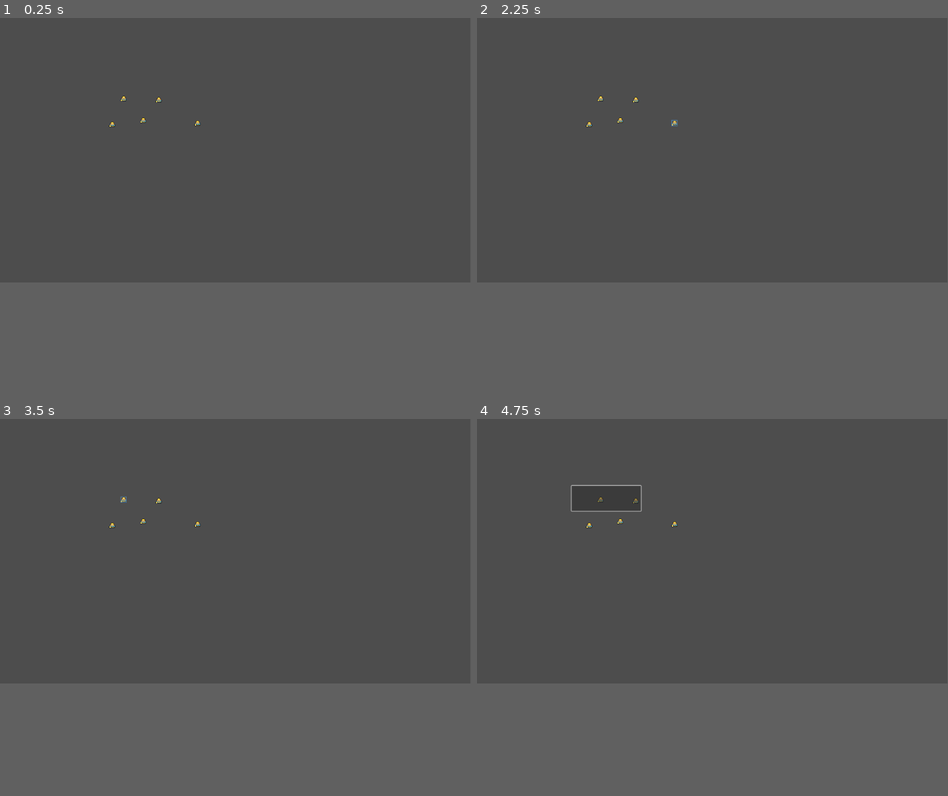
Above: before the commit, frames 1-4 (two rows, left to right).
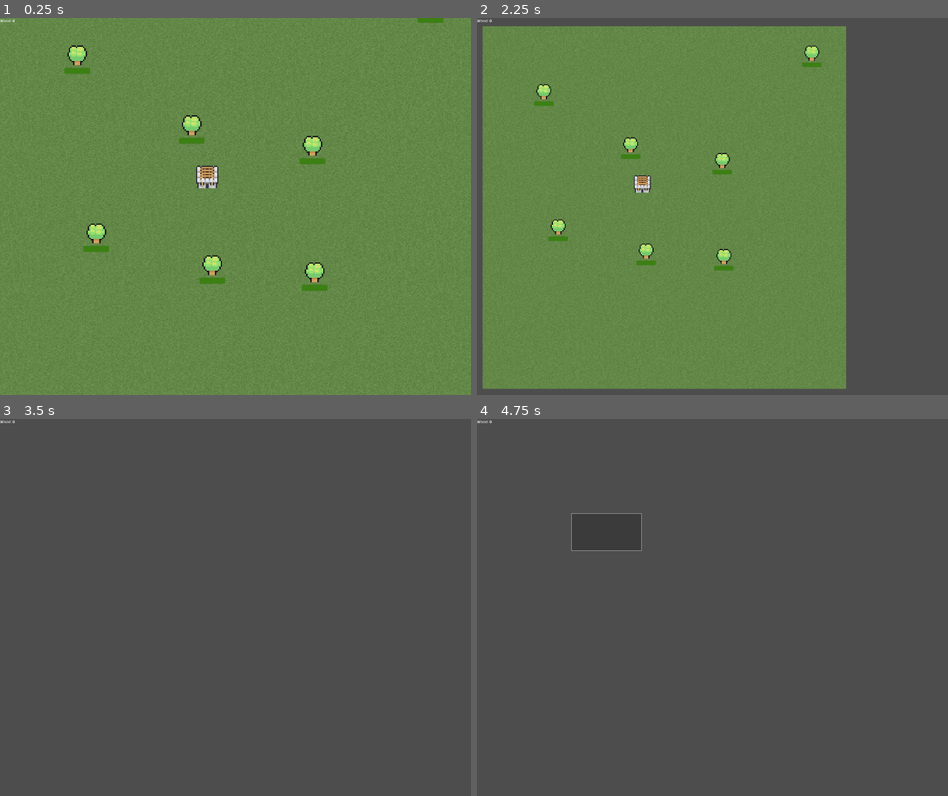
Above: after the commit, the same moments.

Repository: thejameswilliam/RTS-Game
Game: Godot game, scene res://world.tscn
The game is run twice, just before and just after one commit, with the same random seed, the same clock (stepped at 60 frames per second) and the same inputs.
Inputs (mouse positions are in pixels of both pictures, inside the frame that each line leads up to):
- Up to frame 1 (0.25 s): no input
- Up to frame 2 (2.25 s): tap Enter at 0.5 s; drag from (599, 100) to (759, 93) at 0.52 s; drag from (590, 123) to (688, 202) at 1.27 s; move the mouse to (618, 119) at 2.02 s; hold Right (ui_right) from 2.03 s (still down); tap Mouse wheel down (WheelDown, bound only after the commit) at 2.1 s; click (618, 119) at 2.17 s
- Up to frame 3 (3.5 s): tap Mouse wheel up (WheelUp, bound only after the commit) at 2.3 s; release Right (ui_right) at 2.75 s; drag from (160, 501) to (94, 513) at 2.77 s
- Up to frame 4 (4.75 s): drag from (674, 524) to (736, 550) at 3.52 s; drag from (571, 513) to (641, 486) at 4.27 s
In our replay, the window is 799x449 before the commit and 800x640 after it. These sizes can differ from the game's own. Grey fills any space a smaller window leaves; there, only what the larger window draws over its background counts as a difference.

The runs differ from the first frame. In frame 1, 70% of the frame differs, in the area x 0-100%, y 0-73%; in frame 2, 74%, in the area x 0-79%, y 0-99%; in frame 3, less than 0.1%; in frame 4, 0.3%.

Commit message:
spawning characters, resource collection.

Diff:
--- /dev/null
+++ b/Global/Game.gd
@@ -0,0 +1,18 @@
+extends Node
+
+
+@onready var spawn = preload("res://Global/spwn_unit.tscn")
+
+var Wood: int = 0
+
+
+func spawnUnit(pos):
+	var path = get_tree().get_root().get_node("World/UI")
+	var hasSpawn = false
+	for i in path.get_child_count():
+		if "SpwnUnit" in path.get_child(i).name:
+			hasSpawn = true
+	if hasSpawn == false:
+		var spawnUnit = spawn.instantiate()
+		spawnUnit.housePos = pos
+		path.add_child(spawnUnit)
--- /dev/null
+++ b/Global/spwn_unit.gd
@@ -0,0 +1,30 @@
+extends Node2D
+
+@onready var unit = preload("res://unit/unit.tscn")
+
+var housePos = Vector2(300,300)
+
+func _on_create_pressed():
+	var rng = RandomNumberGenerator.new()
+	rng.randomize()
+
+	var randomPosX = rng.randi_range(-50,50)
+	var randomPosY = rng.randi_range(-50,50)
+
+
+	var unitPath = get_tree().get_root().get_node("World/Units")
+	var worldPath = get_tree().get_root().get_node("World")
+	var unit1 = unit.instantiate()
+
+	unit1.position = housePos + Vector2(randomPosX, randomPosY)
+	unitPath.add_child(unit1)
+
+
+	worldPath.get_units()
+
+func _on_close_pressed():
+	var housePath = get_tree().get_root().get_node("World/Houses")
+	for i in housePath.get_child_count():
+		if housePath.get_child(i).Selected == true:
+			housePath.get_child(i).Selected = false
+	queue_free()
--- /dev/null
+++ b/Global/spwn_unit.tscn
@@ -0,0 +1,38 @@
+[gd_scene load_steps=3 format=3 uid="uid://dkjsna67jx7bi"]
+
+[ext_resource type="Script" path="res://Global/spwn_unit.gd" id="1_rq0xa"]
+[ext_resource type="Texture2D" uid="uid://cwdlhhojrafls" path="res://images/MiniWorldSprites/Characters/Champions/Arthax.png" id="2_frgv4"]
+
+[node name="SpwnUnit" type="Node2D"]
+y_sort_enabled = true
+script = ExtResource("1_rq0xa")
+
+[node name="Panel" type="Panel" parent="."]
+offset_left = 500.0
+offset_top = 760.0
+offset_right = 1479.0
+offset_bottom = 1165.0
+
+[node name="Create" type="Button" parent="."]
+offset_left = 880.0
+offset_top = 1060.0
+offset_right = 1100.0
+offset_bottom = 1120.0
+text = "CREATE UNIT"
+
+[node name="Close" type="Button" parent="."]
+offset_left = 1420.0
+offset_top = 780.0
+offset_right = 1460.0
+offset_bottom = 820.0
+text = "X"
+
+[node name="Arthax" type="Sprite2D" parent="."]
+position = Vector2(980, 920)
+scale = Vector2(7.5, 7.5)
+texture = ExtResource("2_frgv4")
+hframes = 5
+vframes = 8
+
+[connection signal="pressed" from="Create" to="." method="_on_create_pressed"]
+[connection signal="pressed" from="Close" to="." method="_on_close_pressed"]
--- /dev/null
+++ b/Houses/barbHouse.gd
@@ -0,0 +1,26 @@
+extends StaticBody2D
+
+var mouseEntered = false
+@onready var select = get_node("Selected")
+var Selected = false
+
+# Called every frame. 'delta' is the elapsed time since the previous frame.
+func _process(_delta):
+	select.visible = Selected
+	pass
+
+func _input(event):
+	if event.is_action_pressed("LeftClick"):
+		print(mouseEntered)
+		if mouseEntered == true:
+			Selected = !Selected
+			if Selected == true:
+				Game.spawnUnit(position)
+
+
+
+func _on_barb_house_mouse_entered():
+	mouseEntered = true
+
+func _on_barb_house_mouse_exited():
+	mouseEntered = false
--- /dev/null
+++ b/Houses/barbHouse.tscn
@@ -0,0 +1,42 @@
+[gd_scene load_steps=5 format=3 uid="uid://occa8lx1sxeo"]
+
+[ext_resource type="Texture2D" uid="uid://b87jyy7lt6s2e" path="res://images/MiniWorldSprites/Buildings/Wood/Barracks.png" id="1_epl14"]
+[ext_resource type="Script" path="res://Houses/barbHouse.gd" id="1_qqs56"]
+
+[sub_resource type="RectangleShape2D" id="RectangleShape2D_0vc6x"]
+size = Vector2(32, 33)
+
+[sub_resource type="StyleBoxFlat" id="StyleBoxFlat_pb1ru"]
+bg_color = Color(0.6, 0.6, 0.6, 0.137255)
+border_width_left = 2
+border_width_top = 2
+border_width_right = 2
+border_width_bottom = 2
+border_color = Color(0.172549, 0.537255, 0.854902, 1)
+border_blend = true
+
+[node name="BarbHouse" type="StaticBody2D"]
+input_pickable = true
+script = ExtResource("1_qqs56")
+
+[node name="CollisionShape2D" type="CollisionShape2D" parent="."]
+position = Vector2(0, -16.5)
+shape = SubResource("RectangleShape2D_0vc6x")
+
+[node name="Barracks" type="Sprite2D" parent="."]
+position = Vector2(0, -17)
+scale = Vector2(2, 2)
+texture = ExtResource("1_epl14")
+hframes = 4
+vframes = 5
+
+[node name="Selected" type="Panel" parent="."]
+offset_left = -16.0
+offset_top = -33.0
+offset_right = 18.0
+offset_bottom = 1.0
+mouse_filter = 1
+theme_override_styles/panel = SubResource("StyleBoxFlat_pb1ru")
+
+[connection signal="mouse_entered" from="." to="." method="_on_barb_house_mouse_entered"]
+[connection signal="mouse_exited" from="." to="." method="_on_barb_house_mouse_exited"]
--- a/UI/Camera.gd
+++ b/UI/Camera.gd
@@ -1,5 +1,16 @@
 extends Camera2D
 
+#Camera Control
+@export var SPEED = 20.0
+@export var ZOOM_SPEED = 20.0
+@export var ZOOM_MARGIN = 0.1
+@export var ZOOM_MIN = 0.5
+@export var ZOOM_MAX = 3.0
+
+
+var zoomFactor = 1.0
+var zoomPos = Vector2()
+var zooming = false
 var mousePos: Vector2 = Vector2()
 
 var mousePosGlobal: Vector2 = Vector2()
@@ -17,10 +28,29 @@
 
 func _ready():
 	connect("area_selected", Callable(get_parent(), "_on_area_selected"))
-	connect("area_unselected", Callable(get_parent(), "_on_area_unselected"))
 
 
 func _process(_delta):
+
+	#Camera Controls
+	var inputX = int(Input.is_action_pressed("ui_right")) - int(Input.is_action_pressed("ui_left"))
+	var inputY = int(Input.is_action_pressed("ui_down")) - int(Input.is_action_pressed("ui_up"))
+
+
+	position.x = lerp(position.x, position.x + inputX*SPEED * zoom.x, SPEED * _delta)
+	position.y = lerp(position.y, position.y + inputY*SPEED * zoom.y, SPEED * _delta)
+
+
+	zoom.x = lerp(zoom.x, zoom.x * zoomFactor, ZOOM_SPEED*_delta)
+	zoom.y = lerp(zoom.y, zoom.y * zoomFactor, ZOOM_SPEED*_delta)
+
+	zoom.x = clamp(zoom.x, ZOOM_MIN, ZOOM_MAX)
+	zoom.y = clamp(zoom.y, ZOOM_MIN, ZOOM_MAX)
+
+	if not zooming:
+		zoomFactor = 1.0
+
+
 	if Input.is_action_just_pressed("LeftClick"):
 		start = mousePosGlobal
 		startV = mousePos
@@ -32,7 +62,6 @@
 		draw_area()
 
 	if Input.is_action_just_released("LeftClick"):
-		print(startV.distance_to(mousePos))
 		if startV.distance_to(mousePos) > 20:
 			end = mousePosGlobal
 			endV = mousePos
@@ -43,10 +72,30 @@
 			end = start
 			isDragging = false
 			draw_area(false)
-			emit_signal("area_selected", self)
+
+
 
 
 func _input(event):
+
+	if abs(zoomPos.x - get_global_mouse_position().x) > ZOOM_MARGIN:
+		zoomFactor = 1.0
+	if abs(zoomPos.y - get_global_mouse_position().y) > ZOOM_MARGIN:
+		zoomFactor = 1.0
+
+
+	if event is InputEventMouseButton:
+		if event.is_pressed():
+			zooming = true
+			if event.is_action("WheelDown"):
+				zoomFactor -= 0.01 * ZOOM_SPEED
+				zoomPos = get_global_mouse_position()
+			if event.is_action("WheelUp"):
+				zoomFactor += 0.01 * ZOOM_SPEED
+				zoomPos = get_global_mouse_position()
+		else :
+			zooming = false
+
 	if event is InputEventMouse:
 		mousePos = event.position
 		mousePosGlobal = get_global_mouse_position()
--- /dev/null
+++ b/UI/ui.gd
@@ -0,0 +1,8 @@
+extends CanvasLayer
+
+
+@onready var label: Label = $Label
+
+
+func _process(_delta):
+	label.text = "Wood: " + str(Game.Wood)
--- a/UI/ui.tscn
+++ b/UI/ui.tscn
@@ -1,6 +1,6 @@
 [gd_scene load_steps=3 format=3 uid="uid://bg2ohhatacu6c"]
 
-[ext_resource type="Script" path="res://UI/Camera.gd" id="1_c1n3f"]
+[ext_resource type="Script" path="res://UI/ui.gd" id="1_skct8"]
 
 [sub_resource type="StyleBoxFlat" id="StyleBoxFlat_pjiyy"]
 bg_color = Color(0.156863, 0.156863, 0.156863, 0.490196)
@@ -15,11 +15,11 @@
 corner_radius_bottom_left = 2
 
 [node name="UI" type="CanvasLayer"]
-
-[node name="Camera" type="Camera2D" parent="."]
-limit_left = 0
-limit_top = 0
-script = ExtResource("1_c1n3f")
+script = ExtResource("1_skct8")
 
 [node name="Panel" type="Panel" parent="."]
 theme_override_styles/panel = SubResource("StyleBoxFlat_pjiyy")
+
+[node name="Label" type="Label" parent="."]
+offset_right = 40.0
+offset_bottom = 23.0
--- /dev/null
+++ b/World Objects/tree.gd
@@ -0,0 +1,64 @@
+extends StaticBody2D
+
+
+var totalTreeHealth: float = 40
+var treeHealth: float
+var unitsCount: int = 0
+var state = "growing"
+
+
+@onready var bar: ProgressBar = $ProgressBar
+@onready var timer: Timer = $chopTimer
+
+func _ready():
+	treeHealth = totalTreeHealth
+	bar.max_value = totalTreeHealth
+	timer.start()
+
+
+func _process(_delta):
+	if treeHealth <= 0:
+		tree_chopped()
+
+
+func _on_chop_area_body_entered(body):
+	if body.is_in_group("units"):
+		unitsCount += 1
+		start_chopping()
+
+
+func _on_chop_area_body_exited(body):
+	if body.is_in_group("units"):
+		unitsCount -= 1
+		if unitsCount <= 0:
+			end_chopping()
+
+
+
+func _on_timer_timeout():
+
+	if state == "chopping" :
+		var shopSeed = 1 * unitsCount
+		treeHealth -= shopSeed
+		Game.Wood += shopSeed
+	elif state == "growing" :
+		if treeHealth < totalTreeHealth:
+			treeHealth += 0.25
+	else :
+		pass
+
+	bar.value = treeHealth
+
+
+
+func tree_chopped():
+	Game.Wood += 5
+	state = "dead"
+	queue_free()
+
+
+func start_chopping():
+	state = "chopping"
+
+func end_chopping():
+	state = "growing"
--- /dev/null
+++ b/World Objects/tree.tscn
@@ -0,0 +1,50 @@
+[gd_scene load_steps=6 format=3 uid="uid://dqa0sxgaqcyjp"]
+
+[ext_resource type="Script" path="res://World Objects/tree.gd" id="1_oe537"]
+[ext_resource type="Texture2D" uid="uid://dppngi80c6hmc" path="res://images/MiniWorldSprites/Nature/Trees.png" id="2_bg3ud"]
+
+[sub_resource type="RectangleShape2D" id="RectangleShape2D_s11cc"]
+size = Vector2(6, 4)
+
+[sub_resource type="CircleShape2D" id="CircleShape2D_tvt08"]
+radius = 13.5
+
+[sub_resource type="StyleBoxFlat" id="StyleBoxFlat_0et42"]
+bg_color = Color(0.234123, 0.500058, 0.0765023, 1)
+
+[node name="Tree" type="StaticBody2D"]
+scale = Vector2(2, 2)
+script = ExtResource("1_oe537")
+
+[node name="Trees" type="Sprite2D" parent="."]
+position = Vector2(1, -7)
+texture = ExtResource("2_bg3ud")
+hframes = 4
+frame = 3
+
+[node name="CollisionShape2D" type="CollisionShape2D" parent="."]
+position = Vector2(0, -2)
+shape = SubResource("RectangleShape2D_s11cc")
+
+[node name="ChopArea" type="Area2D" parent="."]
+
+[node name="CollisionShape2D" type="CollisionShape2D" parent="ChopArea"]
+position = Vector2(0, -5)
+shape = SubResource("CircleShape2D_tvt08")
+
+[node name="ProgressBar" type="ProgressBar" parent="."]
+offset_left = -9.0
+offset_top = 1.5
+offset_right = 9.0
+offset_bottom = 3.5
+theme_override_styles/fill = SubResource("StyleBoxFlat_0et42")
+max_value = 40.0
+value = 40.0
+show_percentage = false
+
+[node name="chopTimer" type="Timer" parent="."]
+
+[connection signal="frame_changed" from="Trees" to="." method="_on_trees_frame_changed"]
+[connection signal="body_entered" from="ChopArea" to="." method="_on_chop_area_body_entered"]
+[connection signal="body_exited" from="ChopArea" to="." method="_on_chop_area_body_exited"]
+[connection signal="timeout" from="chopTimer" to="." method="_on_timer_timeout"]
--- a/project.godot
+++ b/project.godot
@@ -15,11 +15,36 @@
 config/features=PackedStringArray("4.2", "GL Compatibility")
 config/icon="res://icon.svg"
 
+[autoload]
+
+Game="*res://Global/Game.gd"
+
+[display]
+
+window/size/viewport_width=2000
+window/size/viewport_height=2000
+window/size/resizable=false
+
 [input]
 
 LeftClick={
 "deadzone": 0.5,
 "events": [Object(InputEventMouseButton,"resource_local_to_scene":false,"resource_name":"","device":-1,"window_id":0,"a …(258 unchanged characters)…
+]
+}
+RightClick={
+"deadzone": 0.5,
+"events": [Object(InputEventMouseButton,"resource_local_to_scene":false,"resource_name":"","device":-1,"window_id":0,"alt_pressed":false,"shift_pressed":false,"ctrl_pressed":false,"meta_pressed":false,"button_mask":2,"position":Vector2(132, 16),"global_position":Vector2(136, 57),"factor":1.0,"button_index":2,"canceled":false,"pressed":true,"double_click":false,"script":null)
+]
+}
+WheelUp={
+"deadzone": 0.5,
+"events": [Object(InputEventMouseButton,"resource_local_to_scene":false,"resource_name":"","device":-1,"window_id":0,"alt_pressed":false,"shift_pressed":false,"ctrl_pressed":false,"meta_pressed":false,"button_mask":0,"position":Vector2(0, 0),"global_position":Vector2(0, 0),"factor":1.0,"button_index":4,"canceled":false,"pressed":false,"double_click":false,"script":null)
+]
+}
+WheelDown={
+"deadzone": 0.5,
+"events": [Object(InputEventMouseButton,"resource_local_to_scene":false,"resource_name":"","device":-1,"window_id":0,"alt_pressed":false,"shift_pressed":false,"ctrl_pressed":false,"meta_pressed":false,"button_mask":0,"position":Vector2(0, 0),"global_position":Vector2(0, 0),"factor":1.0,"button_index":5,"canceled":false,"pressed":false,"double_click":false,"script":null)
 ]
 }
 
--- a/unit/unit.gd
+++ b/unit/unit.gd
@@ -2,11 +2,37 @@
 
 @export var selected: bool = false
 @onready var box: Panel = $Box
+@onready var animation: AnimationPlayer = $AnimationPlayer
+
+@onready var target = position
+var folow_cursor: bool = false
+var speed = 50
 
 
 func _ready():
 	set_selected(selected)
+	add_to_group("units", true)
 
 
-func set_selected(_visible: bool):
-	box.visible = _visible
+func set_selected(_selected: bool):
+	selected = _selected
+	box.visible = _selected
+
+
+func _input(event):
+	if event.is_action_pressed("RightClick"):
+		folow_cursor = true
+	if event.is_action_released("RightClick"):
+		folow_cursor = false
+
+
+func _physics_process(_delta):
+	if folow_cursor:
+		if selected:
+			target = get_global_mouse_position()
+			animation.play("Walk Down")
+	velocity = position.direction_to(target) * speed
+	if position.distance_to(target) > 20:
+		move_and_slide()
+	else:
+		animation.stop()
--- a/unit/unit.tscn
+++ b/unit/unit.tscn
@@ -15,19 +15,58 @@
 border_color = Color(0.172549, 0.537255, 0.854902, 1)
 border_blend = true
 
+[sub_resource type="Animation" id="Animation_d2aq6"]
+length = 0.001
+tracks/0/type = "value"
+tracks/0/imported = false
+tracks/0/enabled = true
+tracks/0/path = NodePath("Arthax:frame")
+tracks/0/interp = 1
+tracks/0/loop_wrap = true
+tracks/0/keys = {
+"times": PackedFloat32Array(0),
+"transitions": PackedFloat32Array(1),
+"update": 1,
+"values": [1]
+}
+
+[sub_resource type="Animation" id="Animation_p2st4"]
+resource_name = "Walk Down"
+length = 0.6
+loop_mode = 1
+tracks/0/type = "value"
+tracks/0/imported = false
+tracks/0/enabled = true
+tracks/0/path = NodePath("Arthax:frame")
+tracks/0/interp = 1
+tracks/0/loop_wrap = true
+tracks/0/keys = {
+"times": PackedFloat32Array(0, 0.1, 0.2, 0.3, 0.4, 0.5),
+"transitions": PackedFloat32Array(1, 1, 1, 1, 1, 1),
+"update": 1,
+"values": [0, 1, 1, 2, 3, 4]
+}
+
+[sub_resource type="AnimationLibrary" id="AnimationLibrary_r57fb"]
+_data = {
+"RESET": SubResource("Animation_d2aq6"),
+"Walk Down": SubResource("Animation_p2st4")
+}
+
 [node name="Unit" type="CharacterBody2D"]
 position = Vector2(0, 1)
 script = ExtResource("1_iu8js")
-
-[node name="CollisionShape2D" type="CollisionShape2D" parent="."]
-position = Vector2(-0.5, -5.5)
-shape = SubResource("RectangleShape2D_fuosd")
 
 [node name="Arthax" type="Sprite2D" parent="."]
 position = Vector2(0, -8)
 texture = ExtResource("1_4bww5")
 hframes = 5
 vframes = 8
+frame = 1
+
+[node name="CollisionShape2D" type="CollisionShape2D" parent="."]
+position = Vector2(-0.5, -5.5)
+shape = SubResource("RectangleShape2D_fuosd")
 
 [node name="Box" type="Panel" parent="."]
 offset_left = -8.0
@@ -35,4 +74,9 @@
 offset_right = 7.0
 theme_override_styles/panel = SubResource("StyleBoxFlat_pb1ru")
 
+[node name="AnimationPlayer" type="AnimationPlayer" parent="."]
+libraries = {
+"": SubResource("AnimationLibrary_r57fb")
+}
+
 [connection signal="input_event" from="." to="." method="_on_input_event"]
--- a/world.gd
+++ b/world.gd
@@ -4,9 +4,11 @@
 
 
 func _ready():
+	get_units()
+
+func get_units():
+	units = []
 	units = get_tree().get_nodes_in_group("units")
-
-
 
 func _on_area_selected(object):
 	var start = object.start
--- a/world.tscn
+++ b/world.tscn
@@ -1,47 +1,67 @@
-[gd_scene load_steps=5 format=3 uid="uid://k8ftx0qfbnv5"]
+[gd_scene load_steps=7 format=3 uid="uid://k8ftx0qfbnv5"]
 
 [ext_resource type="Script" path="res://UI/Camera.gd" id="1_kjri0"]
 [ext_resource type="Script" path="res://world.gd" id="1_kstvi"]
-[ext_resource type="PackedScene" path="res://unit/unit.tscn" id="2_7u3o2"]
-
-[sub_resource type="StyleBoxFlat" id="StyleBoxFlat_pjiyy"]
-bg_color = Color(0.156863, 0.156863, 0.156863, 0.490196)
-border_width_left = 3
-border_width_top = 3
-border_width_right = 3
-border_width_bottom = 3
-border_blend = true
-corner_radius_top_left = 2
-corner_radius_top_right = 2
-corner_radius_bottom_right = 2
-corner_radius_bottom_left = 2
+[ext_resource type="Texture2D" uid="uid://i10bximvko5u" path="res://images/MiniWorldSprites/Ground/TexturedGrass.png" id="2_srcar"]
+[ext_resource type="PackedScene" uid="uid://dqa0sxgaqcyjp" path="res://World Objects/tree.tscn" id="4_dbqhf"]
+[ext_resource type="PackedScene" uid="uid://bg2ohhatacu6c" path="res://UI/ui.tscn" id="5_v8451"]
+[ext_resource type="PackedScene" uid="uid://occa8lx1sxeo" path="res://Houses/barbHouse.tscn" id="7_230ge"]
 
 [node name="World" type="Node2D"]
+y_sort_enabled = true
+position = Vector2(9, 10)
 script = ExtResource("1_kstvi")
 
+[node name="TextureRect" type="TextureRect" parent="."]
+offset_left = -338.0
+offset_top = -336.0
+offset_right = 340.0
+offset_bottom = 340.0
+texture = ExtResource("2_srcar")
+stretch_mode = 1
+metadata/_edit_use_anchors_ = true
+metadata/_edit_lock_ = true
+
 [node name="Camera" type="Camera2D" parent="."]
-limit_left = 0
-limit_top = 0
+zoom = Vector2(3, 3)
+limit_left = -5000
+limit_top = -5000
+limit_right = 5000
+limit_bottom = 5000
+position_smoothing_enabled = true
 script = ExtResource("1_kjri0")
 
-[node name="UI" type="CanvasLayer" parent="."]
-
-[node name="Panel" type="Panel" parent="UI"]
-theme_override_styles/panel = SubResource("StyleBoxFlat_pjiyy")
+[node name="UI" parent="." instance=ExtResource("5_v8451")]
 
 [node name="Units" type="Node2D" parent="."]
+y_sort_enabled = true
 
-[node name="Unit" parent="Units" groups=["units"] instance=ExtResource("2_7u3o2")]
-position = Vector2(303, 205)
+[node name="Objects" type="Node2D" parent="."]
+y_sort_enabled = true
 
-[node name="Unit2" parent="Units" groups=["units"] instance=ExtResource("2_7u3o2")]
-position = Vector2(275, 268)
+[node name="Tree" parent="Objects" instance=ExtResource("4_dbqhf")]
+position = Vector2(276, -272)
 
-[node name="Unit3" parent="Units" groups=["units"] instance=ExtResource("2_7u3o2")]
-position = Vector2(351, 258)
+[node name="Tree2" parent="Objects" instance=ExtResource("4_dbqhf")]
+position = Vector2(112, 107)
 
-[node name="Unit4" parent="Units" groups=["units"] instance=ExtResource("2_7u3o2")]
-position = Vector2(389, 208)
+[node name="Tree3" parent="Objects" instance=ExtResource("4_dbqhf")]
+position = Vector2(109, -72)
 
-[node name="Unit5" parent="Units" groups=["units"] instance=ExtResource("2_7u3o2")]
-position = Vector2(484, 265)
+[node name="Tree4" parent="Objects" instance=ExtResource("4_dbqhf")]
+position = Vector2(-33, 97)
+
+[node name="Tree5" parent="Objects" instance=ExtResource("4_dbqhf")]
+position = Vector2(-197, 52)
+
+[node name="Tree6" parent="Objects" instance=ExtResource("4_dbqhf")]
+position = Vector2(-224, -200)
+
+[node name="Tree7" parent="Objects" instance=ExtResource("4_dbqhf")]
+position = Vector2(-62, -101)
+
+[node name="Houses" type="Node2D" parent="."]
+y_sort_enabled = true
+
+[node name="BarbHouse" parent="Houses" instance=ExtResource("7_230ge")]
+position = Vector2(-40, -25)
Binary file removed: Sprites/unit.png
Not shown, removed: Sprites/unit.png.import
Binary file changed: images/MiniWorldSprites/Ground/TexturedGrass.png
Not shown: 1 places in unit/unit.tscn that only renumber resources
